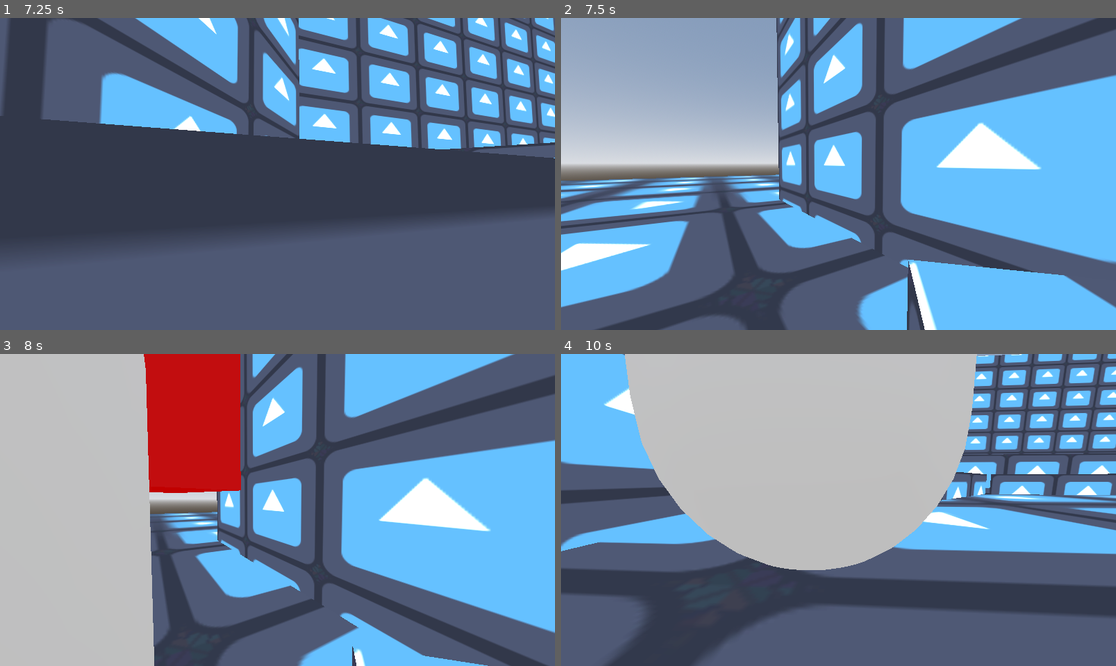
Above: before the commit, frames 1-4 (two rows, left to right).
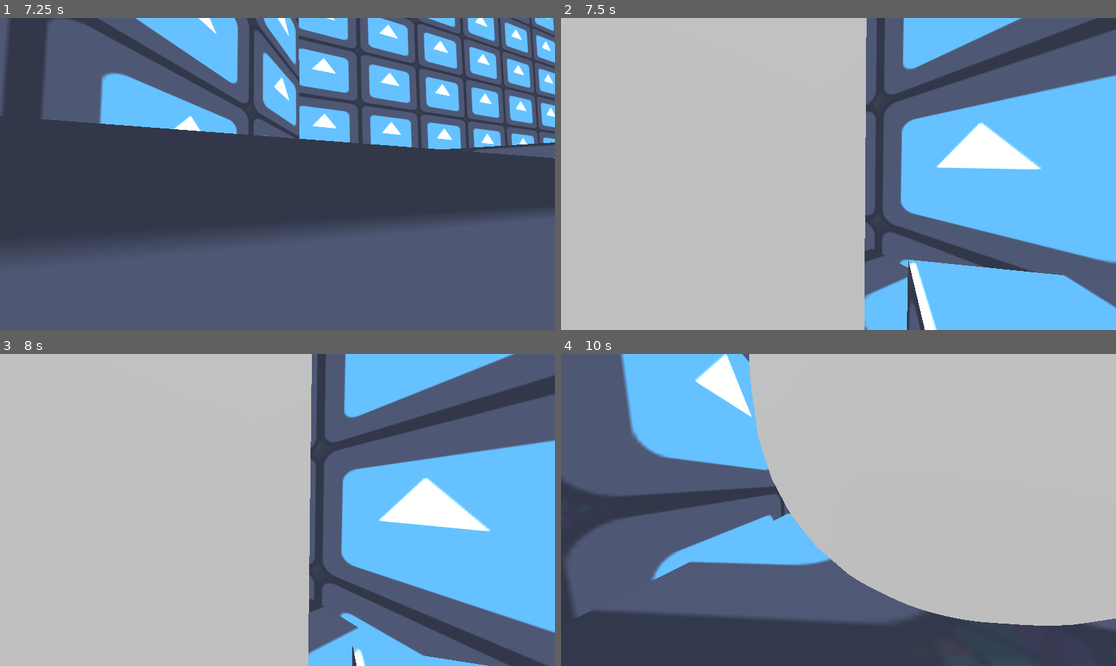
Above: after the commit, the same moments.

Repository: IAmNotIsaac/duck-city
Game: Godot game, scene res://scenes/levels/ai_test_level.tscn
The game is run twice, just before and just after one commit, with the same random seed, the same clock (stepped at 60 frames per second) and the same inputs. The engine's default icon, where the game draws it, is replaced by a stand-in: a white triangle on a blue panel in a dark square.
Inputs (mouse positions are in pixels of both pictures, inside the frame that each line leads up to):
- Up to frame 1 (7.25 s): tap Enter at 0.5 s; move the mouse to (305, 174) at 0.52 s; hold E (interact) 0.53-1.28 s; hold W (move_forward) 0.53-5.78 s; tap Space (jump) at 0.77, 1.52, 3.02, 3.77, 4.52, 6.02, 6.77 s; move the mouse to (249, 174) at 1.27 s; tap Shift (run) every 1.5 s from 1.35 to 5.85 s; move the mouse to (288, 167) at 2.02 s; hold E (interact) 2.03-2.78 s; move the mouse to (271, 180) at 2.77 s; move the mouse to (316, 177) at 3.52 s; hold E (interact) 3.53-4.28 s; move the mouse to (233, 170) at 4.27 s; move the mouse to (283, 174) at 5.02 s; hold E (interact) 5.03-5.78 s; move the mouse to (255, 167) at 5.77 s; hold D (move_right) 5.78-6.53 s; move the mouse to (305, 174) at 6.52 s; hold W (move_forward) from 6.53 s (still down); hold E (interact) from 6.53 s (still down)
- Up to frame 2 (7.5 s): keep holding W (move_forward); move the mouse to (810, 174) at 7.27 s; release E (interact) at 7.28 s; tap Shift (run) at 7.35 s
- Up to frame 3 (8 s): keep holding W (move_forward); tap Space (jump) at 7.52 s
- Up to frame 4 (10 s): move the mouse to (849, 503) at 8.02 s; hold E (interact) 8.03-8.78 s; move the mouse to (832, 516) at 8.77 s; release W (move_forward) at 8.78 s; hold A (move_left) 8.78-9.53 s; tap Shift (run) at 8.85 s; tap Space (jump) at 9.02, 9.77 s; move the mouse to (877, 513) at 9.52 s; hold W (move_forward) from 9.53 s (still down); hold E (interact) from 9.53 s (still down)

Frame 1 is identical in both runs. In frame 2, 50% of the frame differs, in the area x 0-56%, y 0-100%; in frame 3, 29%; in frame 4, 70%, in the area x 0-100%, y 0-100%.

Commit message:
avians properly chase avian targets in generic objective

Diff:
--- a/scenes/mechs/avian_mech.gd
+++ b/scenes/mechs/avian_mech.gd
@@ -147,7 +147,7 @@
 		_aistate.switch(AIStates.IDLE)
 		return
 
-	for t in get_tree().get_nodes_in_group(Constants.AvianType.keys()[_target_type] + "_target"):
+	for t in get_tree().get_nodes_in_group(Constants.AvianType.keys()[_target_type] + "_target") + get_tree().get_nodes_in_group("AVIAN_target"):
 		if await _is_target_visible(t):
 			chase_target(t)
 			return
